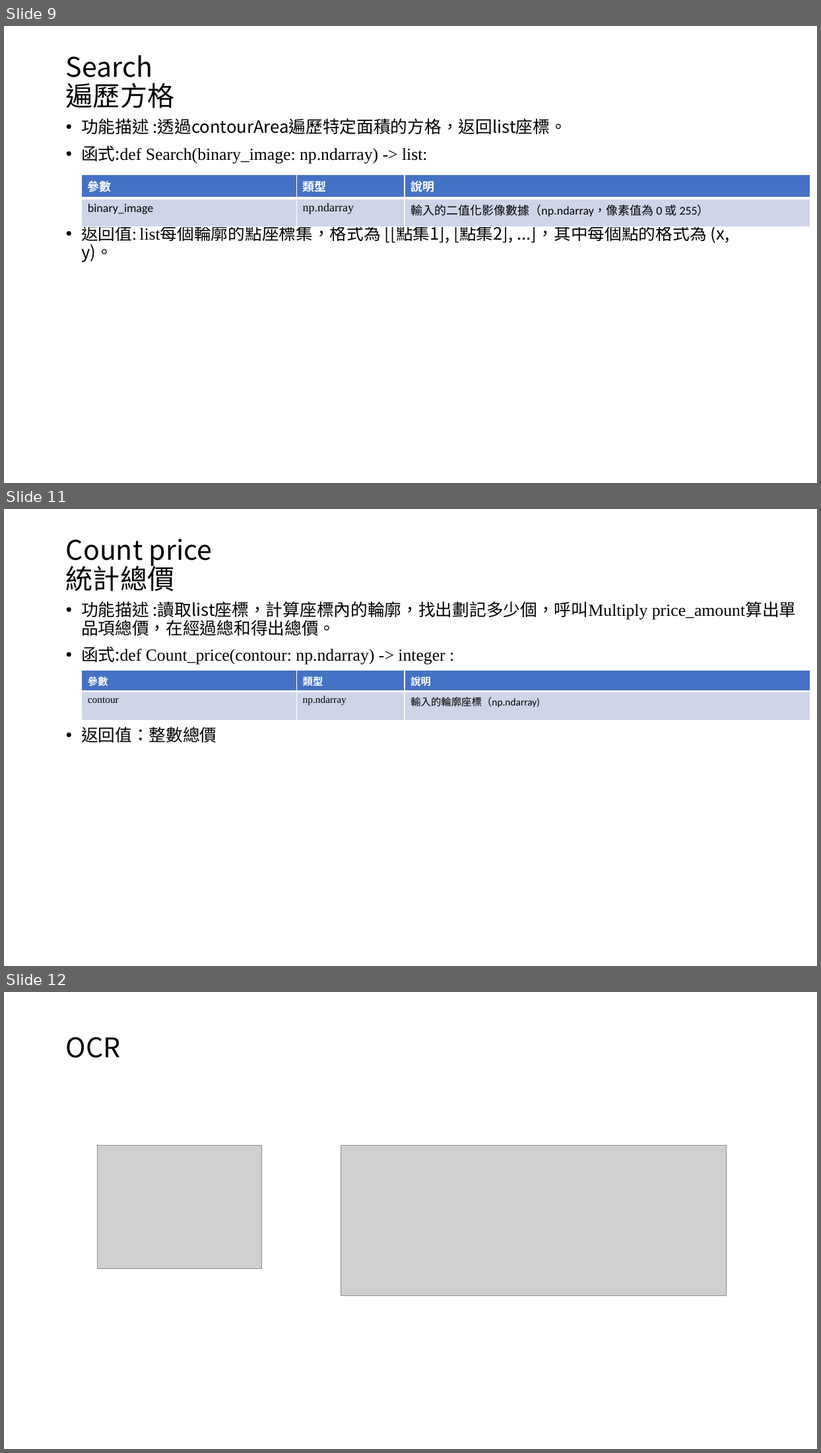
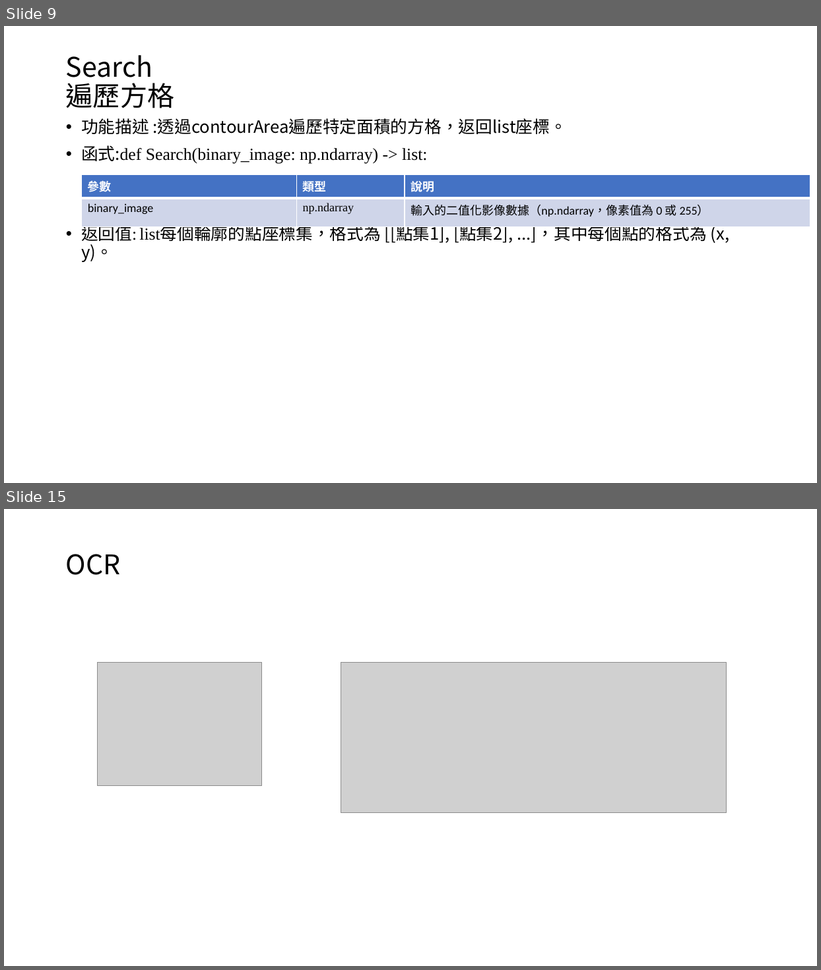
Before and after one commit to austin9328/Embedded_system, a slide deck: final_project/影像辨識 final_project.pptx. Shown one above the other, each under a label of ours: slides 9, 11 and 12 before the commit, slides 9 and 15 after it; the slides between them are not shown. The pictures are 821x1453 and 821x970 pixels, drawn with LibreOffice and Linux fonts; fonts in the diff are those of the drawing; grey boxes stand for pictures. Boxes give left, top, right and bottom in pixels: in the first picture for what was removed or moved away, otherwise in the second. Text is boxed around its words. In the diff, an @@ line names an element or a change of style, - is before the commit and + after.

```diff
--- a/final_project/影像辨識 final_project.pptx
+++ b/final_project/影像辨識 final_project.pptx
@@ slide 11 removed at <box>4,509,817,966</box>, background #FFFFFF @@
@@ title removed at <box>66,539,212,591</box> @@
-Count price
-統計總價
@@ text removed at <box>81,601,797,743</box> @@
-• 功能描述 :讀取list座標，計算座標內的輪廓，找出劃記多少個，呼叫Multiply price_amount算出單品項總價，在經過總和得出總價。
-• 函式:def Count_price(contour: np.ndarray) -> integer :
-• 返回值：整數總價
@@ table removed at <box>81,671,811,720</box>, 2 rows, 3 columns @@
-參數 | 類型 | 說明
-contour | np.ndarray | 輸入的輪廓座標（np.ndarray)
@@ what was slide 12 is now slide 15 @@
```
Also in this commit, not shown: 4 slides changed, 6 slides added, 2 other slides removed, 29 other files.
